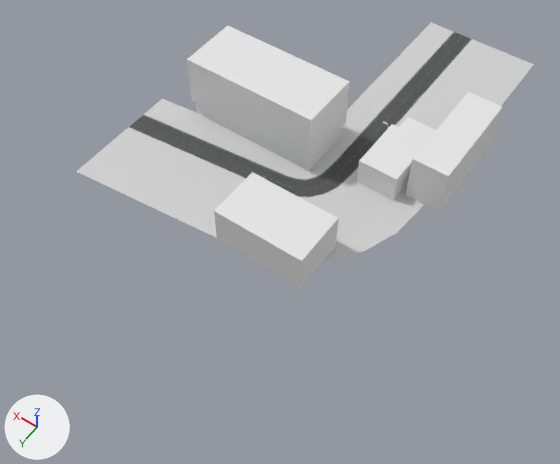
The OBJ model project/data/meshes/nightclub/NightClub.obj, before and after one commit.
Both versions are drawn from a 50 mm lens placed at (-231.0, 508.0, 534.0), pointed at (5.0, 177.0, 14.0). Lighting does not change. The marker at lower left points along +X, +Y and +Z. Where no turn or scale is listed for an object, it has been applied to the vertices.

In view in the first picture: 'Building_01_Cube.001', 'Building_02_Cube.002', 'Building_03_Cube.003', 'Building_04_Cube.004', 'Ground_Plane'.
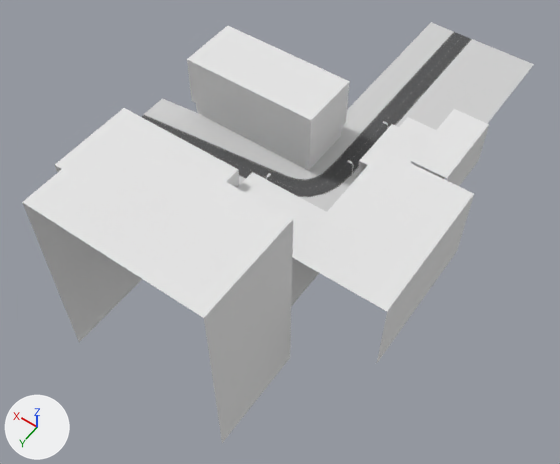
The newer file is also turned or shifted as a whole; pictures and numbers use the older file's frame.

Boxes (x1, y1, x2, y2) around the edits, measured in the pictures (560 x 464 px):
'Building_07_Cube.010', added
    after: (22, 123, 293, 443)
'Building_05_Cube.008', added
    after: (291, 149, 474, 363)
'Building_03_Cube.003', reshaped
    before: (405, 92, 503, 212)
    after: (410, 109, 489, 186)
'Building_06_Cube.009', added
    after: (55, 108, 239, 188)
part 1 of me_building_02_cube_002, deleted
    before: (357, 161, 397, 200)
'Building_04_Cube.004', unchanged, covered by the edit
    before: (214, 172, 338, 288)
    after: (237, 172, 326, 250)

Patch to the scene script:
```diff
--- a/project/data/meshes/nightclub/NightClub.obj.py
+++ b/project/data/meshes/nightclub/NightClub.obj.py
@@ me_building_02_cube_002 @@
 me_building_02_cube_002.from_pydata(...)  # 8 vertices, 6 faces; spans x -50.5..-11.8, y 22.3..79.9, z 0.0..27.9
 # used by ob_building_02_cube_002; location = (0.0, 0.0, 0.0)
 # verts and faces of me_building_02_cube_002; kept vertices keep their numbers, new ones are numbered from 8
 # before: 0 (-50.5, 79.9, 0.0) at pixel (393, 200), 1 (-50.5, 79.9, 27.9) at pixel (396, 179), 2 (-11.8, 79.9, 0.0) at pixel (356, 181), 3 (-11.8, 79.9, 27.9) at pixel (359, 160), 4 (-50.5, 22.3, 0.0)
 # before: 6 (-11.8, 22.3, 0.0)
+# me_building_02_cube_002 part 1
+delete_faces([(0, 1, 3, 2), (0, 2, 6, 4)])
 me_building_02_cube_002.materials.append(mat_none)
@@ me_building_03_cube_003 @@
 # used by ob_building_03_cube_003; location = (0.0, 0.0, 0.0)
-me_building_03_cube_003.from_pydata(...)  # 8 vertices, 6 faces; spans x -91.1..-56.3, y -36.6..67.9, z 0.0..47.4
+me_building_03_cube_003.from_pydata(...)  # 8 vertices, 4 faces; spans x -91.1..-56.3, y -8.7..70.8, z 0.0..47.4
+# me_building_03_cube_003 part 2: the whole mesh is rebuilt
 me_building_03_cube_003.materials.append(mat_none)
@@ me_building_07_cube_010 @@
+me_building_07_cube_010.from_pydata([(-63.0, 350.0, 0.0), (-63.0, 350.0, 171.0), (80.0, 350.0, 0.0), (80.0, 350.0, 171.0), (-63.0, 264.0, 0.0), (-63.0, 264.0, 171.0), (80.0, 264.0, 0.0), (80.0, 264.0, 171.0)], [], [(2, 3, 7, 6), (6, 7, 5, 4), (4, 5, 1, 0), (7, 3, 1, 5)])
+me_building_07_cube_010.materials.append(mat_none)  # white #e7e7e7
@@ me_building_06_cube_009 @@
+me_building_06_cube_009.from_pydata([(56.6, 255.5, 0.0), (56.6, 255.5, 55.6), (185.3, 255.5, 0.0), (185.3, 255.5, 55.6), (56.6, 170.1, 0.0), (56.6, 170.1, 55.6), (185.3, 170.1, 0.0), (185.3, 170.1, 55.6)], [], [(2, 3, 7, 6), (6, 7, 5, 4), (4, 5, 1, 0), (7, 3, 1, 5)])
+me_building_06_cube_009.materials.append(mat_none)  # white #e7e7e7
@@ me_building_05_cube_008 @@
+me_building_05_cube_008.from_pydata([(-120.1, 230.3, 0.0), (-120.1, 230.3, 75.3), (-36.8, 230.3, 0.0), (-36.8, 230.3, 75.3), (-120.1, 97.7, 0.0), (-120.1, 97.7, 75.3), (-36.8, 97.7, 0.0), (-36.8, 97.7, 75.3)], [], [(2, 3, 7, 6), (6, 7, 5, 4), (4, 5, 1, 0), (7, 3, 1, 5)])
+me_building_05_cube_008.materials.append(mat_none)  # white #e7e7e7
@@ ob_building_07_cube_010 @@
+ob_building_07_cube_010 = bpy.data.objects.new('Building_07_Cube.010', me_building_07_cube_010)
+ob_building_07_cube_010.location = (-4.0, 0.0, 0.0)
@@ ob_building_06_cube_009 @@
+ob_building_06_cube_009 = bpy.data.objects.new('Building_06_Cube.009', me_building_06_cube_009)
+ob_building_06_cube_009.location = (-4.0, 0.0, 0.0)
@@ ob_building_05_cube_008 @@
+ob_building_05_cube_008 = bpy.data.objects.new('Building_05_Cube.008', me_building_05_cube_008)
+ob_building_05_cube_008.location = (-4.0, 0.0, 0.0)
```
